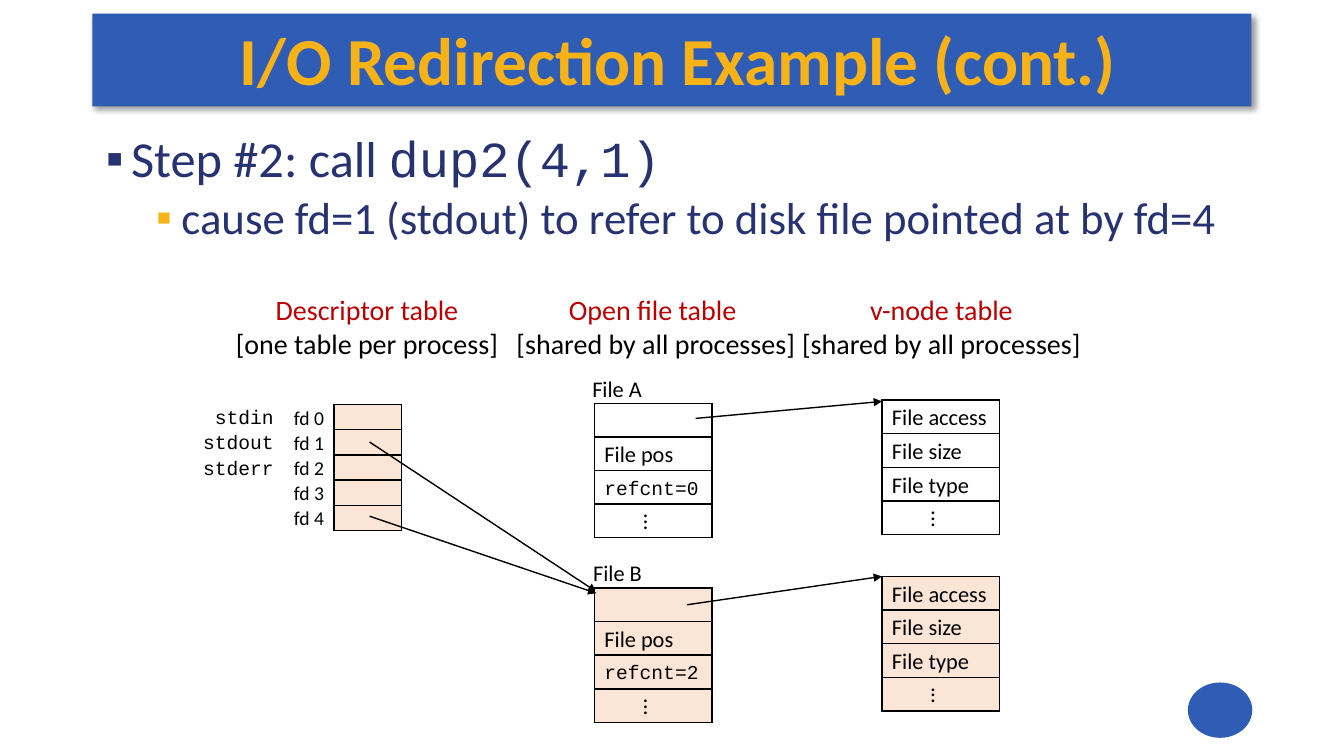
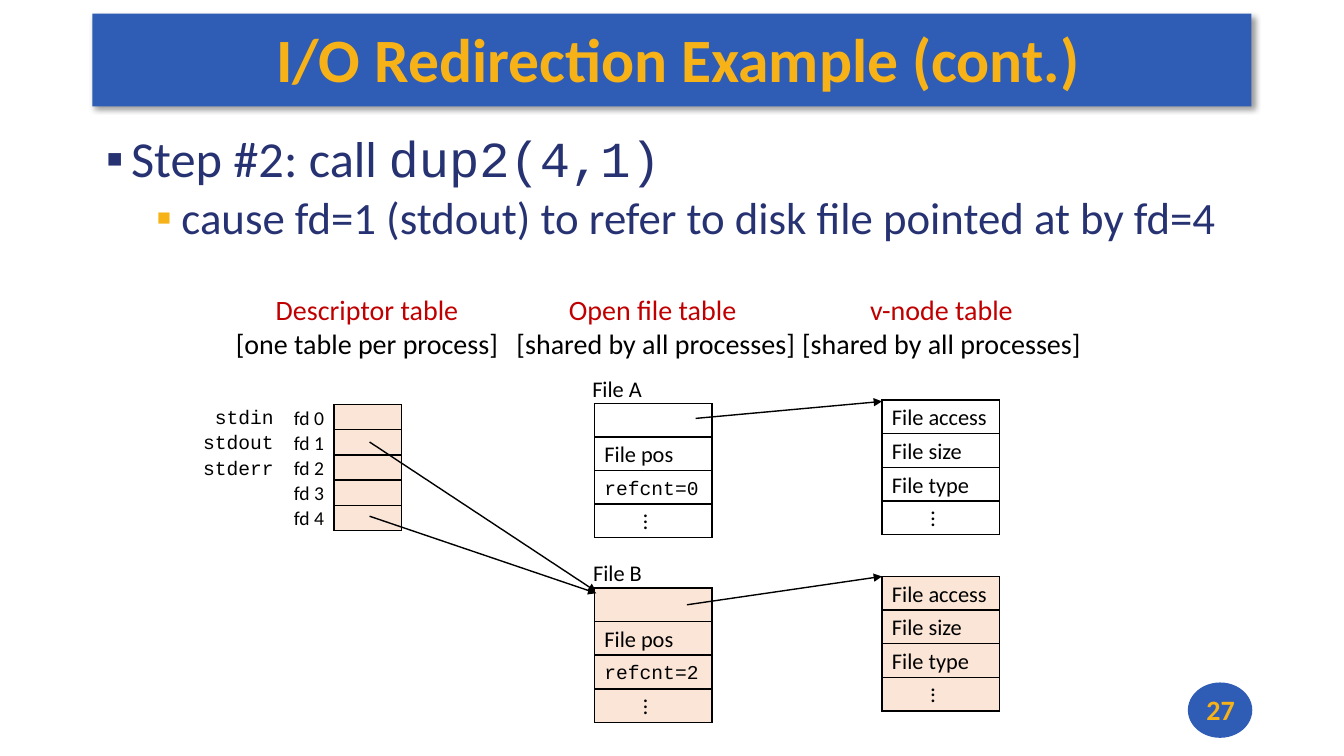
Before and after one commit to andrewt0301/hse-acos-course, a slide deck: slide 27 of docs/part2os/07_Synch/OS_Lecture_07.pptx. Drawn at 1344x756 pixels with LibreOffice and Linux fonts; fonts in the diff are those of the drawing. Boxes give left, top, right and bottom in pixels: in the first picture for what was removed or moved away, otherwise in the second. Text is boxed around its words. In the diff, an @@ line names an element or a change of style, - is before the commit and + after.

```diff
--- a/docs/part2os/07_Synch/OS_Lecture_07.pptx
+++ b/docs/part2os/07_Synch/OS_Lecture_07.pptx
@@ title "I/O Redirection Example (cont.)" at <box>276,36,1079,92</box>: size 48 to 44 pt @@
@@ page number added at <box>1206,701,1234,720</box>, 20 pt, text #F7B217, bold @@
+27
```
Also in this commit, not shown: 38 other slides changed, 1 other file.
